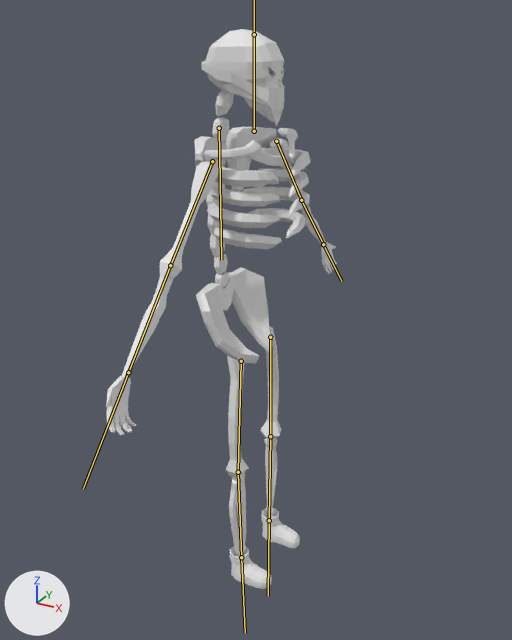
One commit to the FBX model Shadow Heart/Assets/Nathananas/Skeleton/skeleton_mesh.fbx: the scene before it, then after it.
Rendered twice from a camera (50 mm lens) standing at (0.99, -1.855, 1.903) and looking at (-0.03, 0.001, 0.975). The axes (+X, +Y, +Z) are drawn at lower left. The lights are the same throughout. The bones that bend it are drawn over the model as lines.

In view in the first picture: 'Skeleton'.
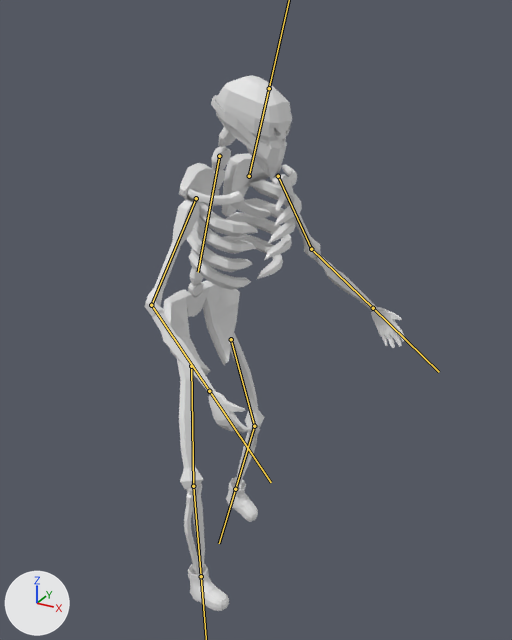
The newer file adds an action. The first version stands in its rest pose; the second is drawn at frame 20 of the action 'Armature.001|Armature.Attack.001'.

Location of each change, [x1, y1, x2, y2] in pixels of the pictures (512 x 640 px):
'Skeleton', posed (13% wider)
    before: [106, 29, 337, 589]
    after: [144, 75, 405, 611]
bone 'Body', root to tip
    before: (219, 128) to (221, 260)
    after: (219, 156) to (198, 272)
bone 'Up.Leg.L', root to tip
    before: (270, 337) to (270, 436)
    after: (231, 339) to (254, 426)
bone 'Down.Leg.L', root to tip
    before: (270, 436) to (269, 520)
    after: (254, 426) to (235, 489)
bone 'Shoulder.L', root to tip
    before: (276, 141) to (301, 200)
    after: (278, 176) to (311, 249)
bone 'Arm.L', root to tip
    before: (301, 200) to (323, 244)
    after: (311, 249) to (373, 308)
bone 'Head', root to tip
    before: (254, 131) to (254, 34)
    after: (249, 176) to (269, 88)
bone 'Up.Leg.R', root to tip
    before: (241, 361) to (238, 472)
    after: (191, 366) to (193, 486)
bone 'Down.Leg.R', root to tip
    before: (238, 472) to (241, 557)
    after: (193, 486) to (201, 576)
bone 'Shoulder.R', root to tip
    before: (212, 161) to (170, 265)
    after: (196, 198) to (151, 305)
bone 'Arm.R', root to tip
    before: (170, 265) to (128, 372)
    after: (151, 305) to (209, 391)

The change, as a list of edits to the scene's bpy script:
```text
Change bone_body:
    where bone_body = bpy.data.objects['Armature.001'].pose.bones['Body']
    bone_body.location: (0.0, 0.0, 0.0) -> (0.0, 0.2, 0.0)
    bone_body.rotation_quaternion: (1.0, 0.0, 0.0, 0.0) -> (0.986, -0.013, 0.088, -0.142)  # degrees (0, 0, 0) -> degrees (-3, 10, -17)
Change bone_up_leg_l:
    where bone_up_leg_l = bpy.data.objects['Armature.001'].pose.bones['Up.Leg.L']  # child of 'Body'
    bone_up_leg_l.location: (0.0, 0.0, 0.0) -> (0.03, -0.1, 0.0)
    bone_up_leg_l.rotation_quaternion: (1.0, 0.0, 0.0, 0.0) -> (0.976, -0.11, -0.028, 0.188)  # degrees (0, 0, 0) -> degrees (-13, -1, 22)
Change bone_down_leg_l:
    where bone_down_leg_l = bpy.data.objects['Armature.001'].pose.bones['Down.Leg.L']  # child of 'Up.Leg.L'
    bone_down_leg_l.rotation_quaternion: (1.0, 0.0, 0.0, 0.0) -> (0.973, 0.083, 0.023, -0.214)  # degrees (0, 0, 0) -> degrees (9, 5, -24)
Change bone_shoulder_l:
    where bone_shoulder_l = bpy.data.objects['Armature.001'].pose.bones['Shoulder.L']  # child of 'Body'
    bone_shoulder_l.rotation_quaternion: (1.0, 0.0, 0.0, 0.0) -> (0.961, 0.117, -0.186, 0.169)  # degrees (0, 0, 0) -> degrees (10, -23, 18)
Change bone_arm_l:
    where bone_arm_l = bpy.data.objects['Armature.001'].pose.bones['Arm.L']  # child of 'Shoulder.L'
    bone_arm_l.rotation_quaternion: (1.0, 0.0, 0.0, 0.0) -> (0.682, -0.071, 0.531, 0.497)  # degrees (0, 0, 0) -> degrees (45, 53, 96)
Change bone_head:
    where bone_head = bpy.data.objects['Armature.001'].pose.bones['Head']  # child of 'Body'
    bone_head.location: (0.0, 0.0, 0.0) -> (0.0, -0.02, 0.0)
    bone_head.rotation_quaternion: (1.0, 0.0, 0.0, 0.0) -> (0.998, 0.0, 0.064, 0.019)  # degrees (0, 0, 0) -> degrees (0, 7, 2)
Change bone_up_leg_r:
    where bone_up_leg_r = bpy.data.objects['Armature.001'].pose.bones['Up.Leg.R']  # child of 'Body'
    bone_up_leg_r.location: (0.0, 0.0, 0.0) -> (0.01, -0.04, 0.0)
    bone_up_leg_r.rotation_quaternion: (1.0, 0.0, 0.0, 0.0) -> (0.928, 0.17, 0.052, 0.326)  # degrees (0, 0, 0) -> degrees (21, -1, 39)
Change bone_down_leg_r:
    where bone_down_leg_r = bpy.data.objects['Armature.001'].pose.bones['Down.Leg.R']  # child of 'Up.Leg.R'
    bone_down_leg_r.rotation_quaternion: (1.0, 0.0, 0.0, 0.0) -> (0.972, -0.158, 0.001, -0.176)  # degrees (0, 0, 0) -> degrees (-18, -3, -20)
Change bone_shoulder_r:
    where bone_shoulder_r = bpy.data.objects['Armature.001'].pose.bones['Shoulder.R']  # child of 'Body'
    bone_shoulder_r.rotation_quaternion: (1.0, 0.0, 0.0, 0.0) -> (0.99, -0.106, 0.058, 0.07)  # degrees (0, 0, 0) -> degrees (-12, 7, 7)
Change bone_arm_r:
    where bone_arm_r = bpy.data.objects['Armature.001'].pose.bones['Arm.R']  # child of 'Shoulder.R'
    bone_arm_r.rotation_quaternion: (1.0, 0.0, 0.0, 0.0) -> (0.698, 0.167, -0.496, 0.489)  # degrees (0, 0, 0) -> degrees (-29, -59, 87)
```
